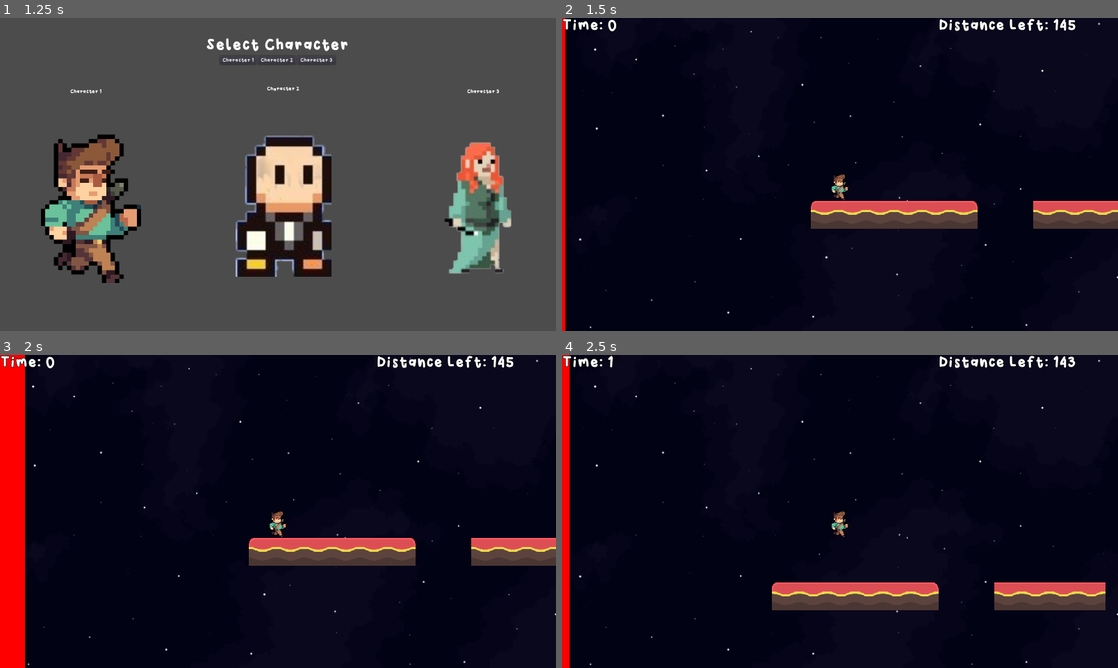
Above: before the commit, frames 1-4 (two rows, left to right).
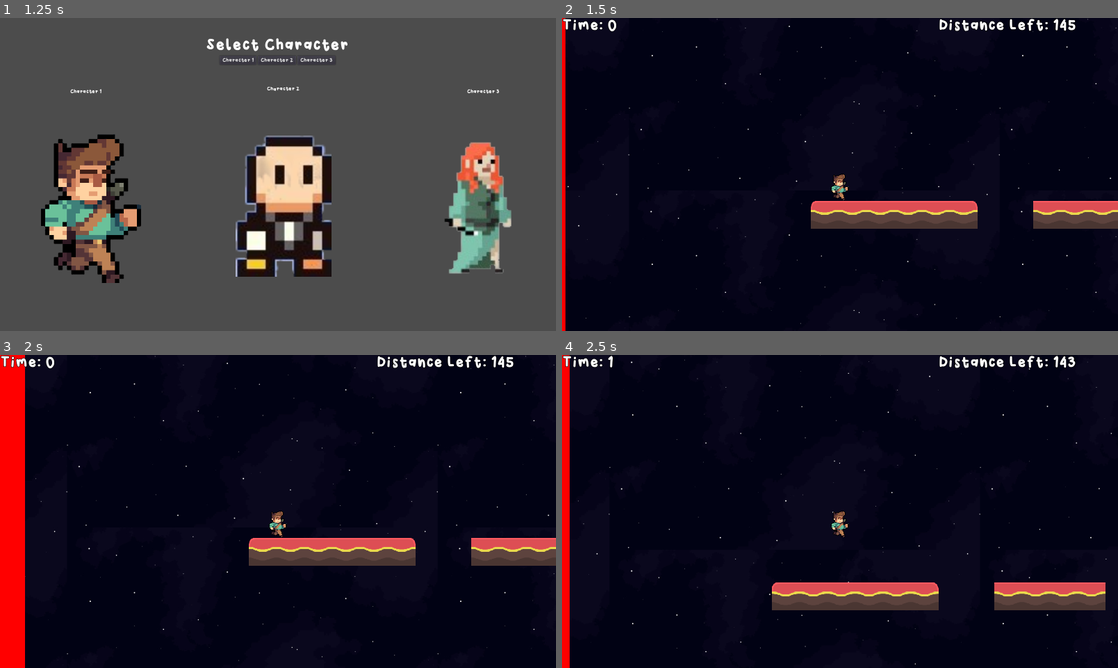
Above: after the commit, the same moments.

Repository: jonahshader/back5_platformer_unit3
Game: Godot game, scene res://scenes/menus/MainMenu.tscn
The game is run twice, just before and just after one commit, with the same random seed, the same clock (stepped at 60 frames per second) and the same inputs.
Inputs:
- Up to frame 1 (1.25 s): click "Start Game" at 0.5 s
- Up to frame 2 (1.5 s): click "Character 1" at 1.25 s
- Up to frame 3 (2 s): no input
- Up to frame 4 (2.5 s): hold Right (move_right) from 2.03 s (still down); tap Space (jump) at 2.27 s

Frame 1 is identical in both runs. In frame 2, 0.2% of the frame differs, in the area x 1-100%, y 0-100%; in frame 3, 0.2%; in frame 4, 0.2%, in the area x 2-100%, y 0-100%.

Commit message:
changed parallax effect

Diff:
--- a/assets/Images/background.tscn
+++ b/assets/Images/background.tscn
@@ -2,15 +2,18 @@
 
 [ext_resource path="res://assets/Images/1.png" type="Texture" id=1]
 
-[node name="background" type="Node2D"]
+[node name="background" type="ParallaxBackground"]
 
-[node name="TextureRect" type="TextureRect" parent="."]
-margin_left = 8.0
-margin_top = 8.0
-margin_right = 1276.0
-margin_bottom = 716.0
+[node name="ParallaxLayer" type="ParallaxLayer" parent="."]
+motion_scale = Vector2( 0.5, 0.5 )
+
+[node name="TextureRect" type="TextureRect" parent="ParallaxLayer"]
+margin_left = -14953.0
+margin_top = -14361.0
+margin_right = 56976.0
+margin_bottom = 33308.0
 texture = ExtResource( 1 )
-stretch_mode = 1
+stretch_mode = 2
 __meta__ = {
 "_edit_use_anchors_": false
 }
--- a/scenes/levels/Level_1.tscn
+++ b/scenes/levels/Level_1.tscn
@@ -6,6 +6,7 @@
 [ext_resource path="res://scenes/objects/Safehouse.tscn" type="PackedScene" id=4]
 [ext_resource path="res://scenes/objects/Death_Wall.tscn" type="PackedScene" id=5]
 [ext_resource path="res://scenes/objects/EscExit.tscn" type="PackedScene" id=6]
+[ext_resource path="res://assets/Images/background.tscn" type="PackedScene" id=7]
 
 [node name="1" type="Node"]
 
@@ -25,6 +26,8 @@
 
 [node name="EscExit" parent="." instance=ExtResource( 6 )]
 
+[node name="background" parent="." instance=ExtResource( 7 )]
+
 [connection signal="body_entered" from="Safehouse" to="Player" method="survived"]
 [connection signal="body_entered" from="Safehouse" to="GameHud" method="survived"]
 [connection signal="body_entered" from="Death_Wall" to="Player" method="gameover"]
--- a/scenes/levels/Level_2.tscn
+++ b/scenes/levels/Level_2.tscn
@@ -6,6 +6,7 @@
 [ext_resource path="res://scenes/objects/Safehouse.tscn" type="PackedScene" id=4]
 [ext_resource path="res://scenes/objects/Death_Wall.tscn" type="PackedScene" id=5]
 [ext_resource path="res://scenes/objects/EscExit.tscn" type="PackedScene" id=6]
+[ext_resource path="res://assets/Images/background.tscn" type="PackedScene" id=7]
 
 [node name="2" type="Node"]
 
@@ -26,6 +27,8 @@
 
 [node name="EscExit" parent="." instance=ExtResource( 6 )]
 
+[node name="background" parent="." instance=ExtResource( 7 )]
+
 [connection signal="body_entered" from="Safehouse" to="Player" method="survived"]
 [connection signal="body_entered" from="Safehouse" to="GameHud" method="survived"]
 [connection signal="body_entered" from="Death_Wall" to="Player" method="gameover"]
--- a/scenes/levels/Level_3.tscn
+++ b/scenes/levels/Level_3.tscn
@@ -6,6 +6,7 @@
 [ext_resource path="res://scenes/objects/Safehouse.tscn" type="PackedScene" id=4]
 [ext_resource path="res://scenes/objects/Death_Wall.tscn" type="PackedScene" id=5]
 [ext_resource path="res://scenes/objects/EscExit.tscn" type="PackedScene" id=6]
+[ext_resource path="res://assets/Images/background.tscn" type="PackedScene" id=7]
 
 [node name="3" type="Node"]
 
@@ -26,6 +27,8 @@
 
 [node name="EscExit" parent="." instance=ExtResource( 6 )]
 
+[node name="background" parent="." instance=ExtResource( 7 )]
+
 [connection signal="body_entered" from="Safehouse" to="Player" method="survived"]
 [connection signal="body_entered" from="Safehouse" to="GameHud" method="survived"]
 [connection signal="body_entered" from="Death_Wall" to="Player" method="gameover"]
--- a/scenes/levels/Level_4.tscn
+++ b/scenes/levels/Level_4.tscn
@@ -7,6 +7,7 @@
 [ext_resource path="res://scenes/objects/Death_Wall.tscn" type="PackedScene" id=5]
 [ext_resource path="res://scenes/menus/GameHud.tscn" type="PackedScene" id=6]
 [ext_resource path="res://scenes/objects/EscExit.tscn" type="PackedScene" id=7]
+[ext_resource path="res://assets/Images/background.tscn" type="PackedScene" id=8]
 
 [node name="4" type="Node"]
 
@@ -30,6 +31,8 @@
 
 [node name="EscExit" parent="." instance=ExtResource( 7 )]
 
+[node name="background" parent="." instance=ExtResource( 8 )]
+
 [connection signal="body_entered" from="Safehouse" to="Player" method="survived"]
 [connection signal="body_entered" from="Safehouse" to="GameHud" method="survived"]
 [connection signal="body_entered" from="Death_Wall" to="Player" method="gameover"]
--- a/scenes/levels/Level_8.tscn
+++ b/scenes/levels/Level_8.tscn
@@ -9,6 +9,7 @@
 [ext_resource path="res://scenes/objects/JetPackPickup.tscn" type="PackedScene" id=7]
 [ext_resource path="res://assets/tilemaps/tilesheet.png" type="Texture" id=8]
 [ext_resource path="res://scenes/objects/spikes.tscn" type="PackedScene" id=9]
+[ext_resource path="res://assets/Images/background.tscn" type="PackedScene" id=10]
 
 [sub_resource type="ConvexPolygonShape2D" id=1]
 points = PoolVector2Array( 64, 64, 0, 64, 0, 0, 64, 0 )
@@ -333,6 +334,8 @@
 [node name="GameHud" parent="." instance=ExtResource( 3 )]
 
 [node name="EscExit" parent="." instance=ExtResource( 6 )]
+
+[node name="background" parent="." instance=ExtResource( 10 )]
 
 [connection signal="body_entered" from="SpikeTrap" to="Player" method="gameover"]
 [connection signal="body_entered" from="SpikeTrap" to="GameHud" method="gameover"]
--- a/scenes/objects/Player.tscn
+++ b/scenes/objects/Player.tscn
@@ -1,8 +1,7 @@
-[gd_scene load_steps=5 format=2]
+[gd_scene load_steps=4 format=2]
 
 [ext_resource path="res://scenes/objects/Player.gd" type="Script" id=1]
 [ext_resource path="res://assets/Images/wizard_walk.png" type="Texture" id=2]
-[ext_resource path="res://assets/Images/1.png" type="Texture" id=3]
 
 [sub_resource type="RectangleShape2D" id=1]
 
@@ -24,10 +23,3 @@
 rotation = 3.14159
 scale = Vector2( -0.648, -0.648 )
 texture = ExtResource( 2 )
-
-[node name="ParallaxBackground" type="ParallaxBackground" parent="."]
-
-[node name="1" type="Sprite" parent="ParallaxBackground"]
-scale = Vector2( 1.50004, 1.49965 )
-texture = ExtResource( 3 )
-centered = false
Not shown: 1 places in scenes/levels/Level_1.tscn that only renumber resources
Not shown: 1 places in scenes/levels/Level_2.tscn that only renumber resources
Not shown: 1 places in scenes/levels/Level_3.tscn that only renumber resources
Not shown: 1 places in scenes/levels/Level_4.tscn that only renumber resources
Not shown: 1 places in scenes/levels/Level_8.tscn that only renumber resources
